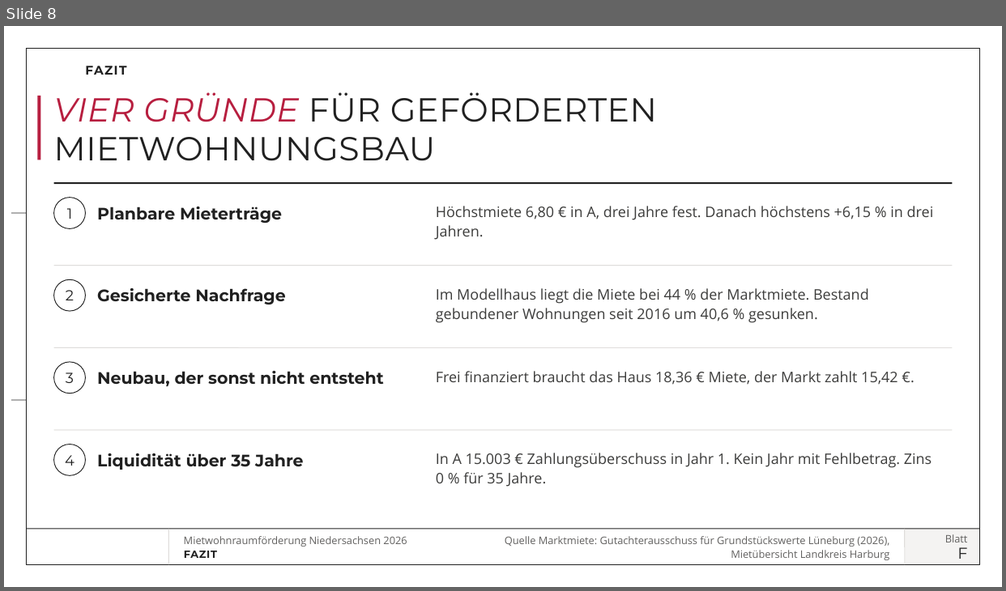
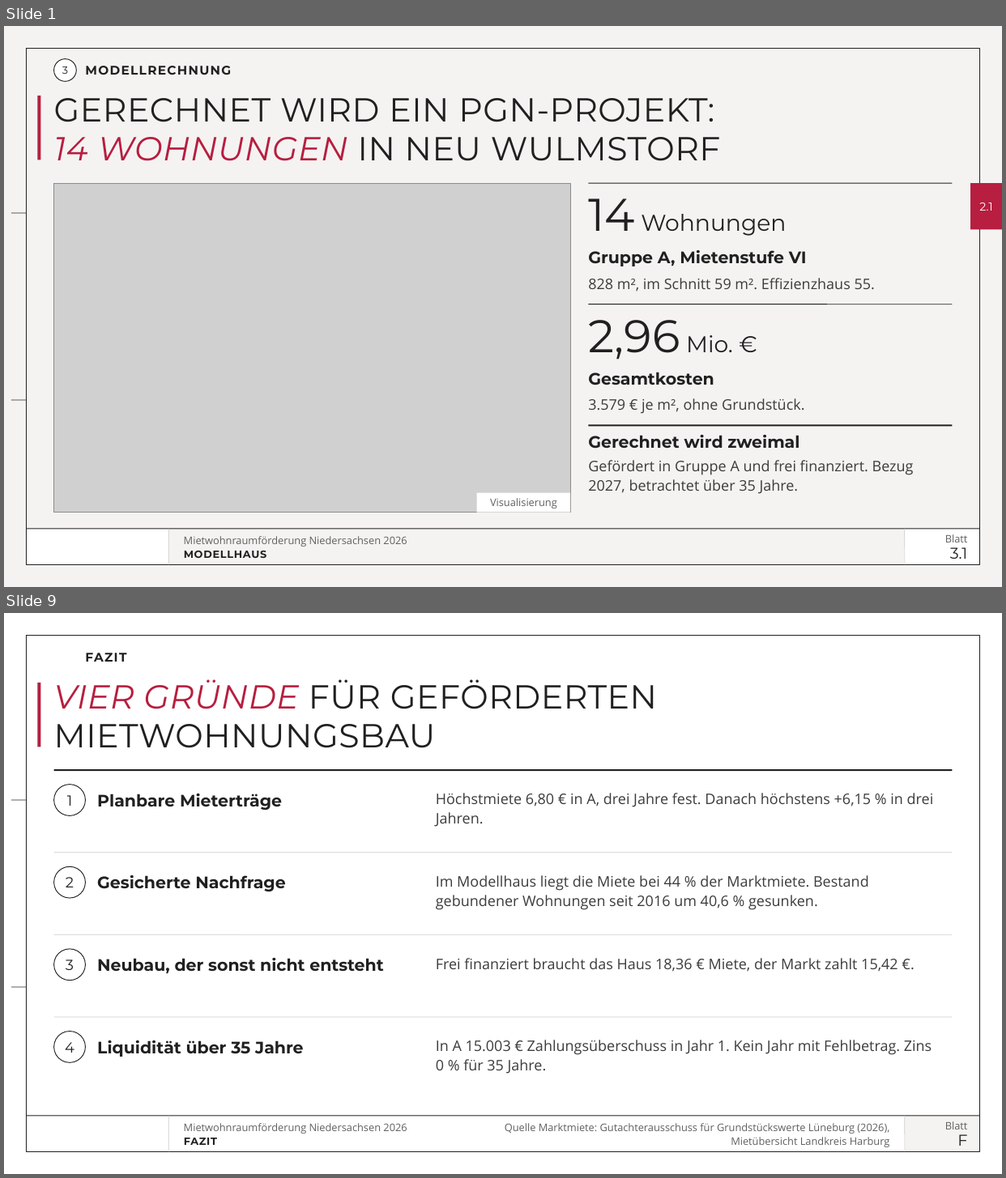
Before and after one commit to vgedaschko/NBank, a slide deck: konzepte/neu/schritt-2/dist/schritt-2.pptx. Shown one above the other, each under a label of ours: slide 8 before the commit, slides 1 and 9 after it; the slides between them are not shown. The pictures are 1006x591 and 1006x1178 pixels, drawn with LibreOffice and Linux fonts; fonts in the diff are those of the drawing; grey boxes stand for pictures; background and template pictures are left out. Boxes give left, top, right and bottom in pixels: in the first picture for what was removed or moved away, otherwise in the second. Text is boxed around its words. In the diff, an @@ line names an element or a change of style, - is before the commit and + after.

```diff
--- a/konzepte/neu/schritt-2/dist/schritt-2.pptx
+++ b/konzepte/neu/schritt-2/dist/schritt-2.pptx
@@ slide 1 added at <box>4,26,1002,587</box>, background #F4F3F2; not listed: 9 template elements that a slide beside it also shows @@
@@ ellipse added at <box>54,59,77,81</box>, fill #FFFFFF, outline #202020 0.75 pt, 10 pt, text #202020 @@
+3
@@ text added at <box>85,66,231,75</box>, 12 pt, text #202020, bold @@
+MODELLRECHNUNG
@@ title added at <box>54,98,721,161</box>, 32 pt, text #202020 @@
+GERECHNET WIRD EIN PGN-PROJEKT:
+14 WOHNUNGEN IN NEU WULMSTORF
@@ picture added at <box>54,183,571,513</box> @@
@@ line added from (589, 183) to (953, 183), #202020 0.75 pt @@
@@ rectangle added at <box>970,183,1002,229</box>, fill #B71E3F, 11 pt, text #FFFFFF @@
+2.1
@@ text added at <box>588,199,786,236</box>, 22 pt, text #202020 @@
+14 Wohnungen
@@ text added at <box>588,250,807,267</box>, 16 pt, text #202020, bold @@
+Gruppe A, Mietenstufe VI
@@ text added at <box>588,278,875,291</box>, 14 pt, text #3C3C3B @@
+828 m², im Schnitt 59 m². Effizienzhaus 55.
@@ line added from (589, 305) to (953, 305), #202020 0.75 pt @@
@@ text added at <box>588,320,733,360</box>, 22 pt, text #202020 @@
+2,96 Mio. €
@@ text added at <box>588,372,714,386</box>, 16 pt, text #202020, bold @@
+Gesamtkosten
@@ text added at <box>588,399,804,414</box>, 14 pt, text #3C3C3B @@
+3.579 € je m², ohne Grundstück.
@@ text added at <box>588,435,914,493</box>, 14 pt, text #3C3C3B @@
+Gerechnet wird zweimal
+Gefördert in Gruppe A und frei finanziert. Bezug 2027, betrachtet über 35 Jahre.
@@ line added from (589, 426) to (953, 426), #202020 1.5 pt @@
@@ rectangle added at <box>477,493,571,513</box>, fill #FFFFFF, 10 pt, text #626160 @@
+Visualisierung
@@ rectangle added at <box>27,529,168,565</box>, fill #FFFFFF @@
@@ rectangle added at <box>905,529,979,565</box>, fill #FFFFFF @@
@@ text added at <box>184,551,267,558</box>, 10 pt, text #202020, bold @@
+MODELLHAUS
@@ text added at <box>950,548,968,559</box>, 15 pt, text #202020 @@
+3.1
@@ what was slide 8 is now slide 9 @@
```
Also in this commit, not shown: 7 slides changed, 36 other files.
